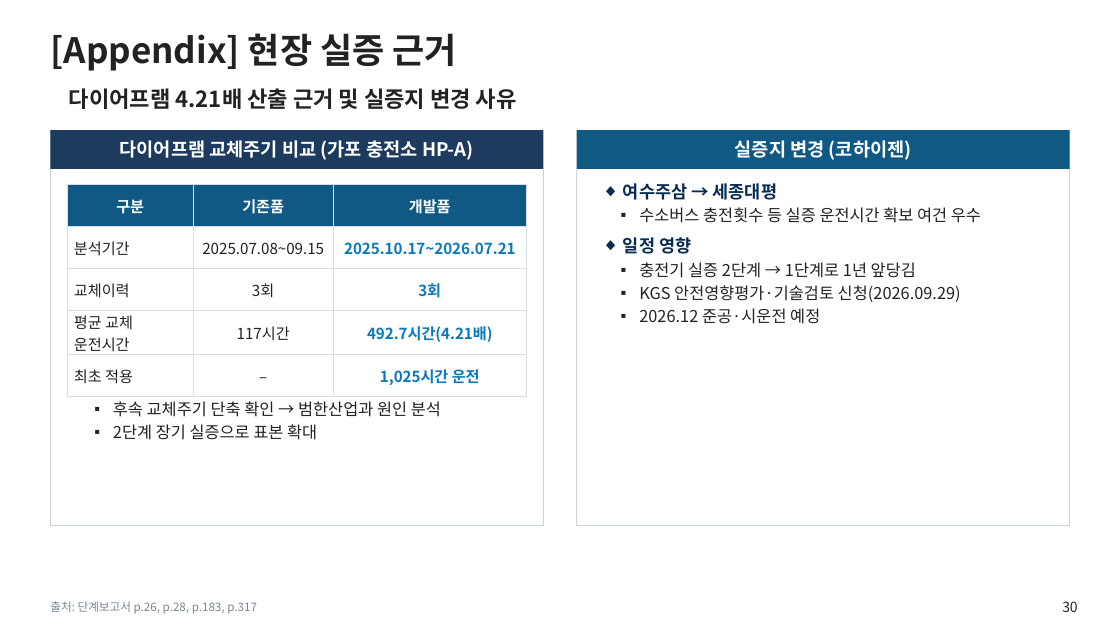
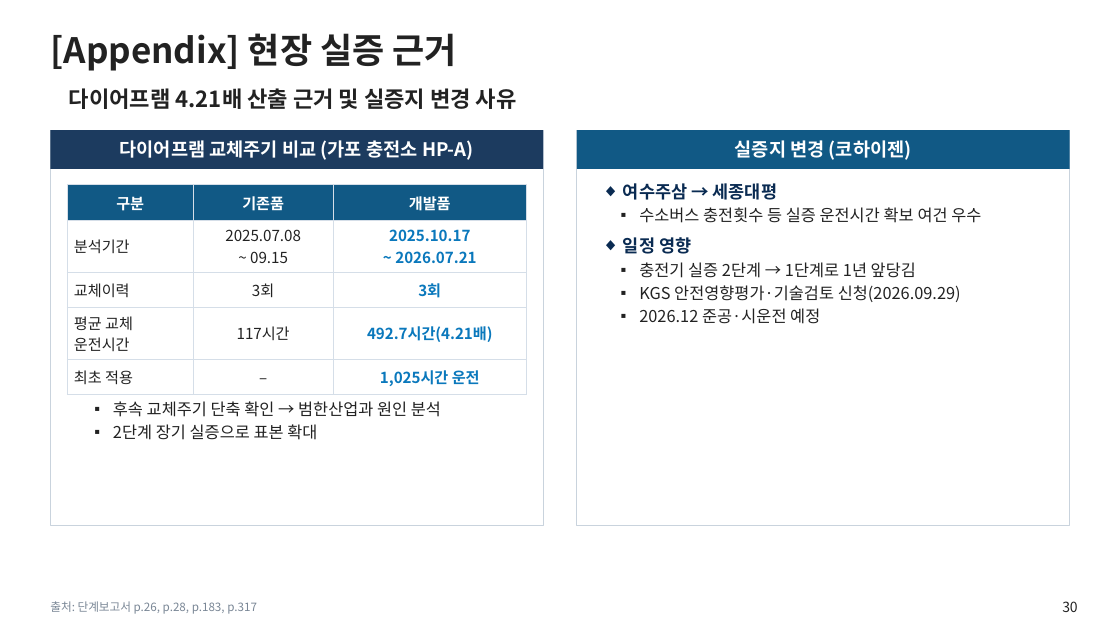
Before and after one commit to jungdw180-debug/h2, a slide deck: slide 30 of slides/1단계_단계평가_본평가판.pptx. Drawn at 1120x630 pixels with LibreOffice and Linux fonts; fonts in the diff are those of the drawing; background and template pictures are left out. Boxes give left, top, right and bottom in pixels: in the first picture for what was removed or moved away, otherwise in the second. Text is boxed around its words. In the diff, an @@ line names an element or a change of style, - is before the commit and + after.

```diff
--- a/slides/1단계_단계평가_본평가판.pptx
+++ b/slides/1단계_단계평가_본평가판.pptx
@@ table at bbox=[67, 185, 527, 390] @@
-row 2, column 2: 2025.07.08~09.15
+row 2, column 2: 2025.07.08 / ~ 09.15
-row 2, column 3: 2025.10.17~2026.07.21
+row 2, column 3: 2025.10.17 / ~ 2026.07.21
-row 4, column 1: 평균 교체 운전시간
+row 4, column 1: 평균 교체 / 운전시간
```
Also in this commit, not shown: 7 other files.
